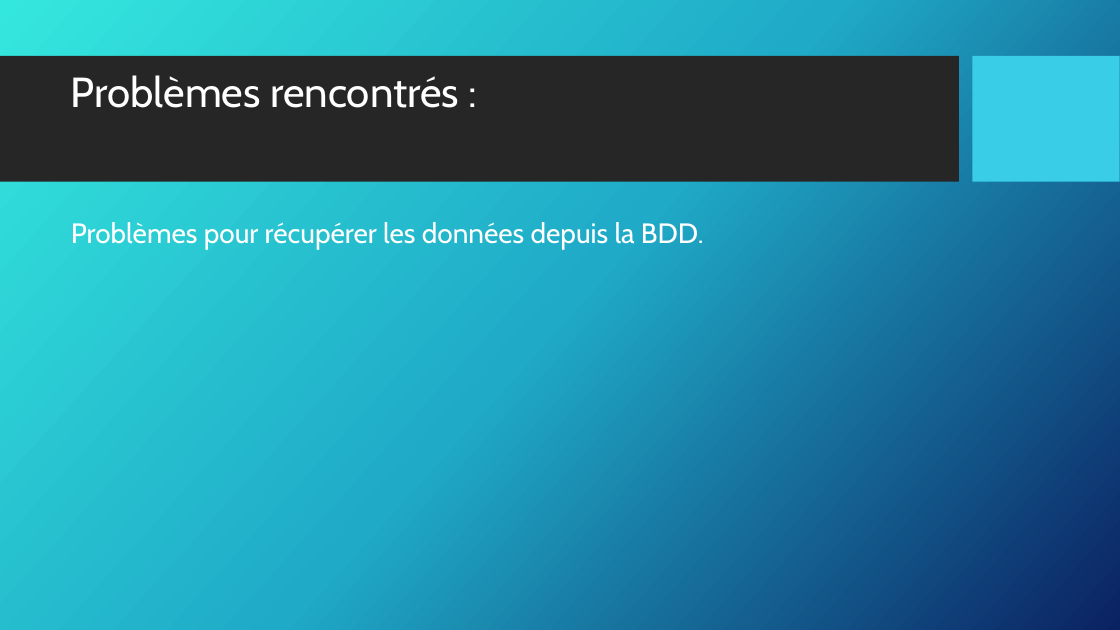
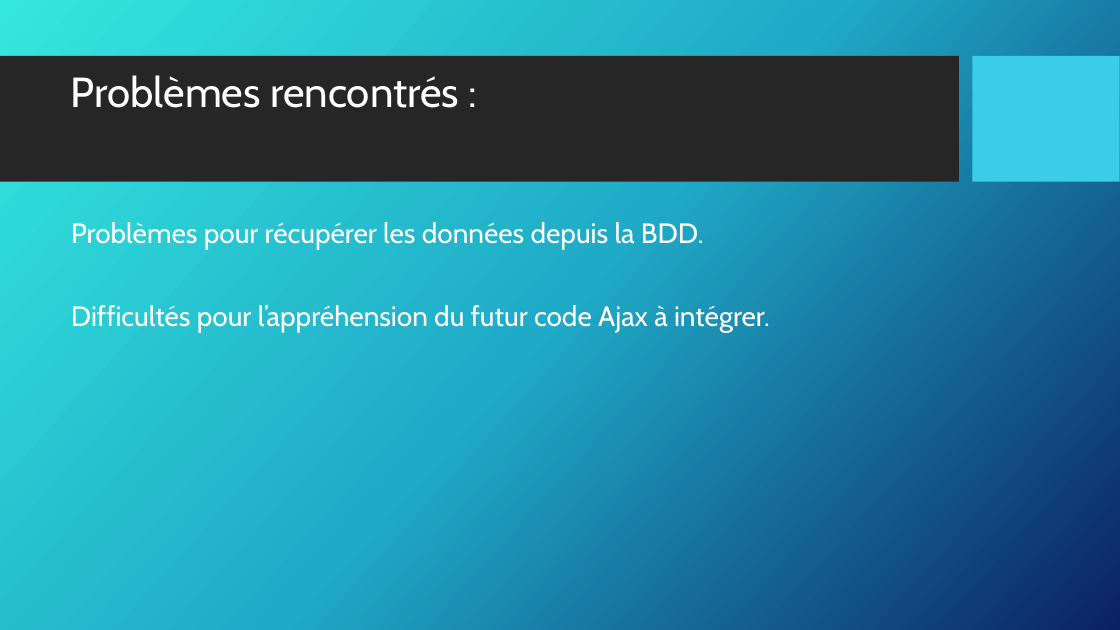
Before and after one commit to vincentsn2/Projet_BTS_Tracking_GPS, a slide deck: slide 67 of Diagramme/Arthur/revueArthurBRICE1.pptx (slide 80 before the commit). Drawn at 1120x630 pixels with LibreOffice and Linux fonts; fonts in the diff are those of the drawing; background and template pictures are left out. Boxes give left, top, right and bottom in pixels: in the first picture for what was removed or moved away, otherwise in the second. Text is boxed around its words. In the diff, an @@ line names an element or a change of style, - is before the commit and + after.

```diff
--- a/Diagramme/Arthur/revueArthurBRICE1.pptx
+++ b/Diagramme/Arthur/revueArthurBRICE1.pptx
@@ text at (71,305,770,333): paragraph added @@
+Difficultés pour l’appréhension du futur code Ajax à intégrer.
```
Also in this commit, not shown: 25 other slides changed, 3 slides added, 16 slides removed.
